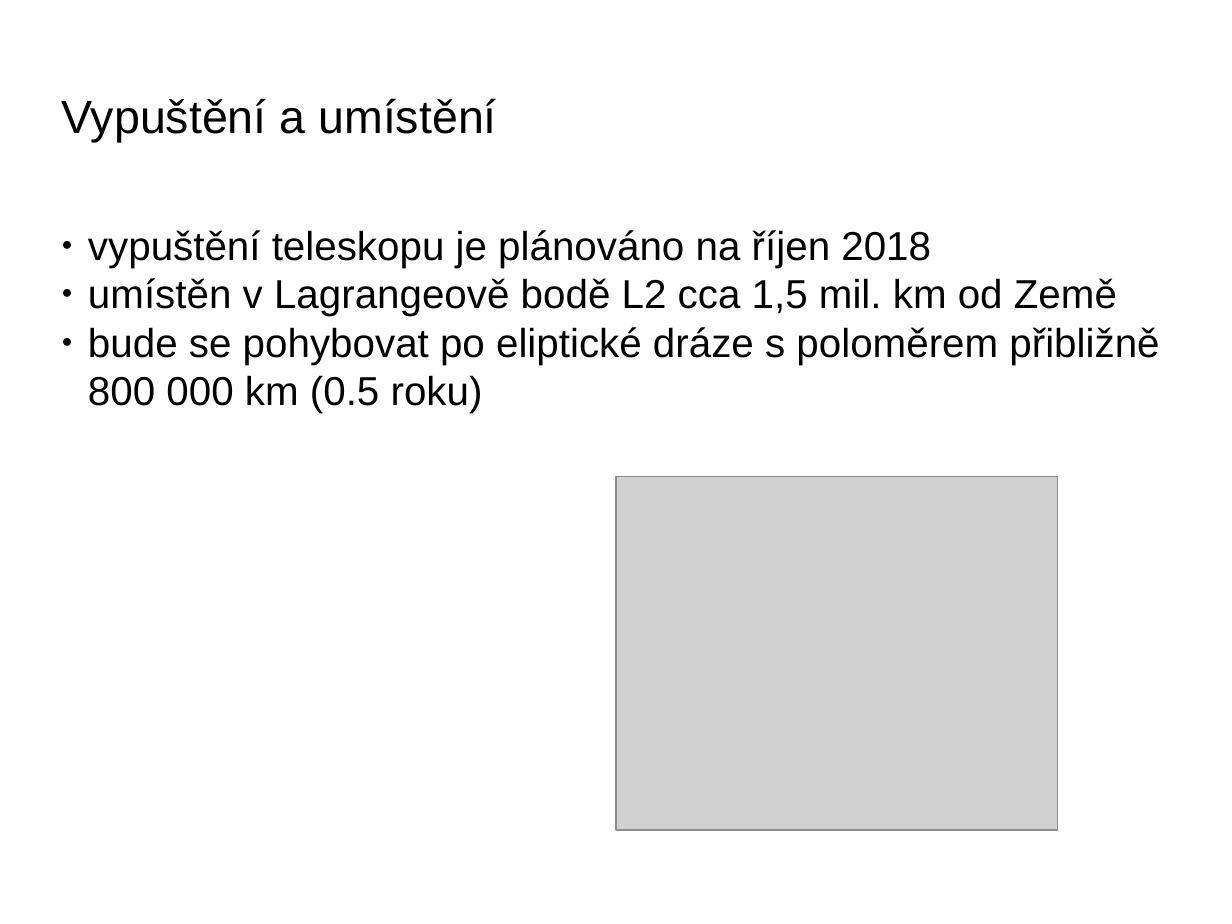
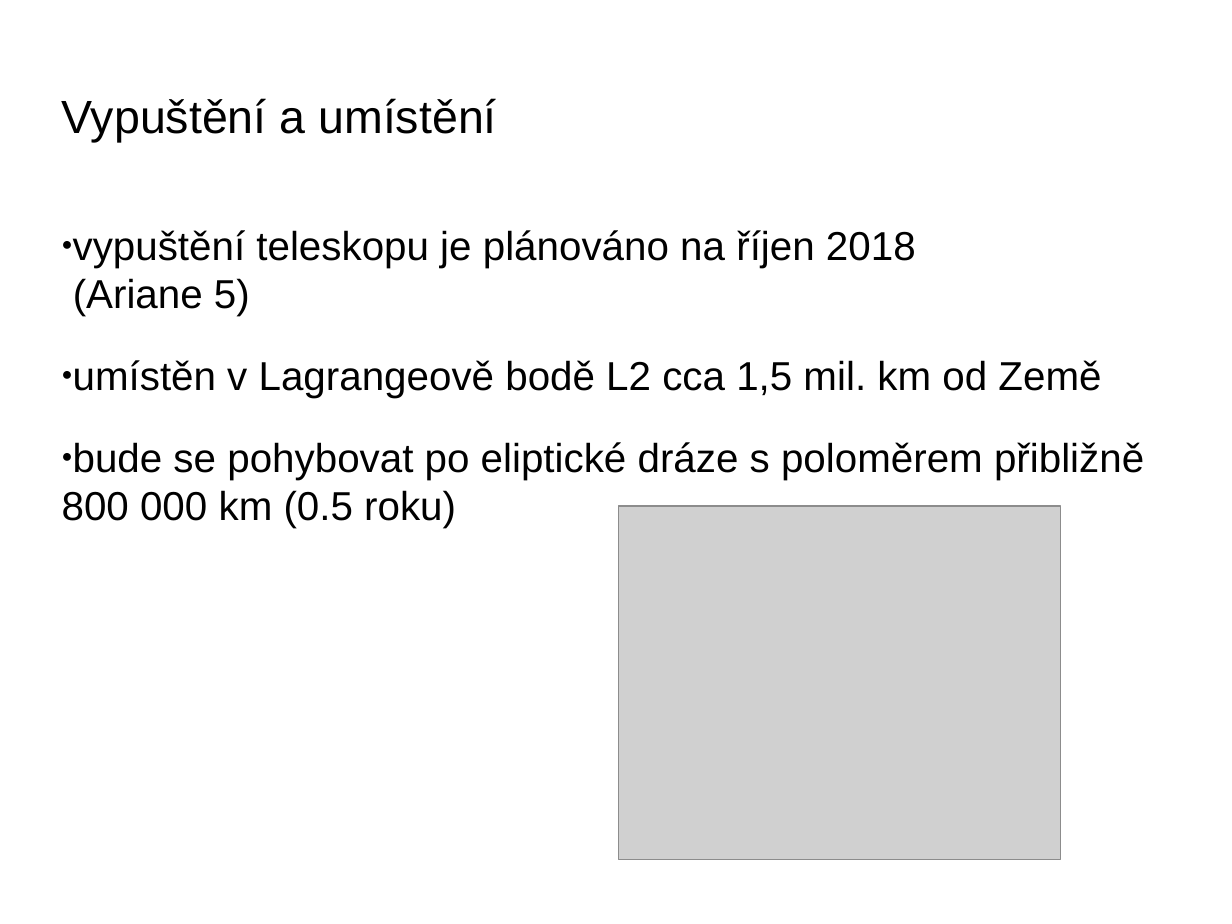
Before and after one commit to fast4shoot/FYO2015, a slide deck: slide 20 of slides/teleskopy.pptx (slide 17 before the commit). Drawn at 1232x924 pixels with LibreOffice and Linux fonts; fonts in the diff are those of the drawing; grey boxes stand for pictures; background and template pictures are left out. Boxes give left, top, right and bottom in pixels: in the first picture for what was removed or moved away, otherwise in the second. Text is boxed around its words. In the diff, an @@ line names an element or a change of style, - is before the commit and + after.

```diff
--- a/slides/teleskopy.pptx
+++ b/slides/teleskopy.pptx
@@ text at [73,278,250,316]: paragraph added @@
+(Ariane 5)
@@ picture: place and size @@
-picture at [616,477,1058,831]
+picture at [619,506,1061,860]
```
Also in this commit, not shown: 9 other slides changed, 4 slides added, 1 other file.
